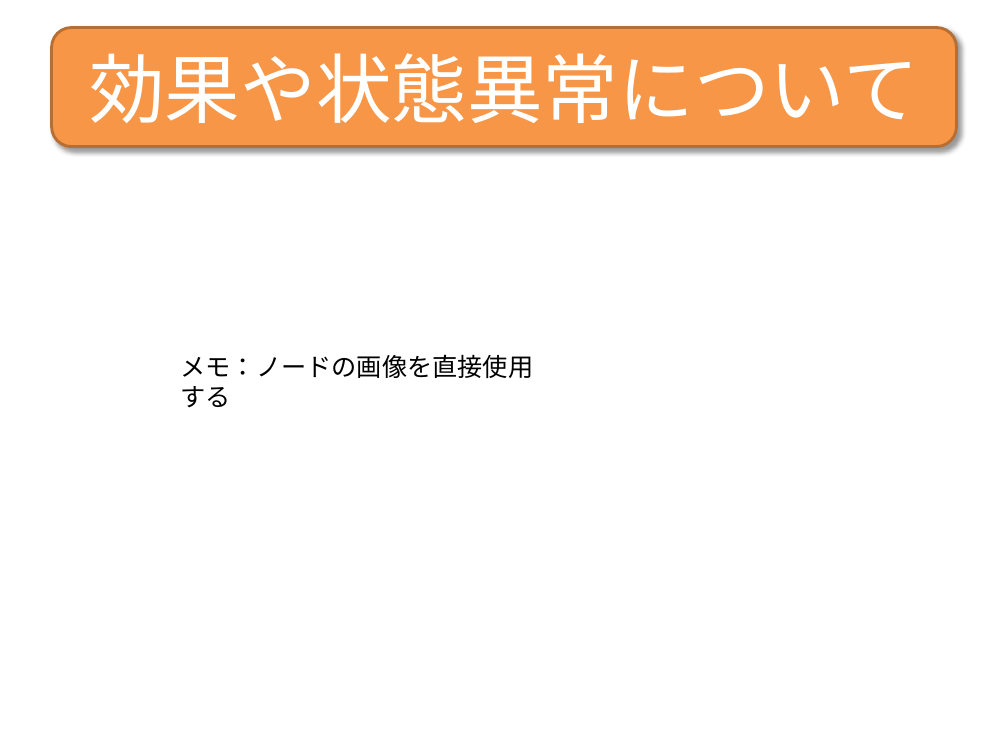
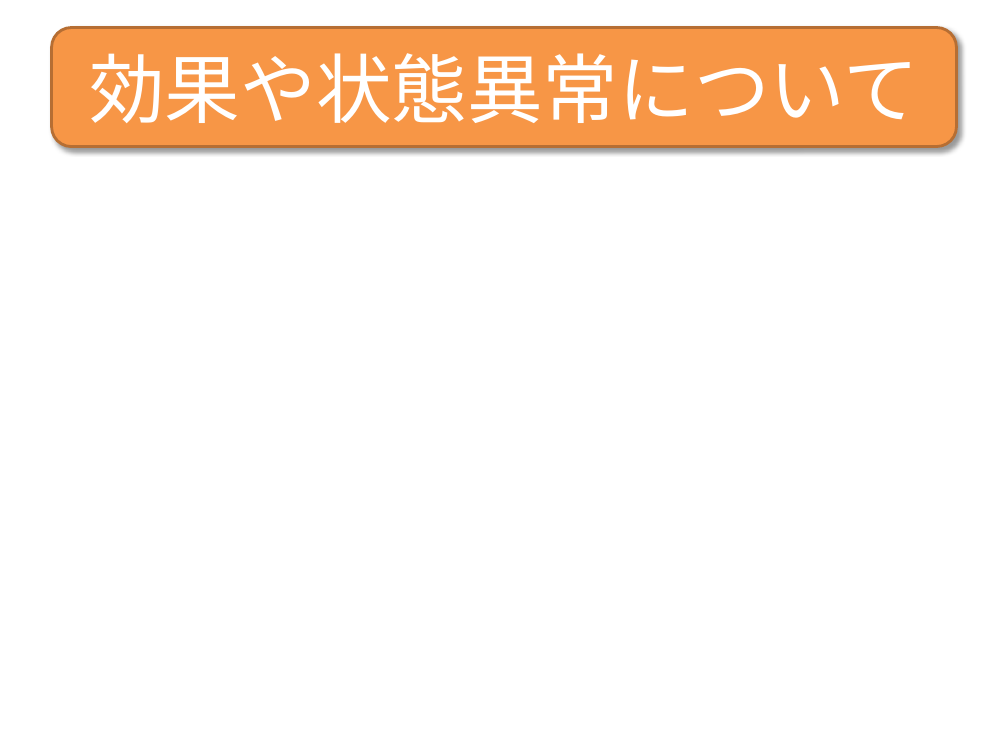
Before and after one commit to TeamNogic/Nogic, a slide deck: slide 8 of プレゼン/Nogic.pptx. Drawn at 1008x756 pixels with LibreOffice and Linux fonts; fonts in the diff are those of the drawing. Boxes give left, top, right and bottom in pixels: in the first picture for what was removed or moved away, otherwise in the second. Text is boxed around its words. In the diff, an @@ line names an element or a change of style, - is before the commit and + after.

```diff
--- a/プレゼン/Nogic.pptx
+++ b/プレゼン/Nogic.pptx
@@ text removed at [181, 354, 534, 408] @@
-メモ：ノードの画像を直接使用する
```
Also in this commit, not shown: 1 other slide changed, 7 slides added, 15 other files.
